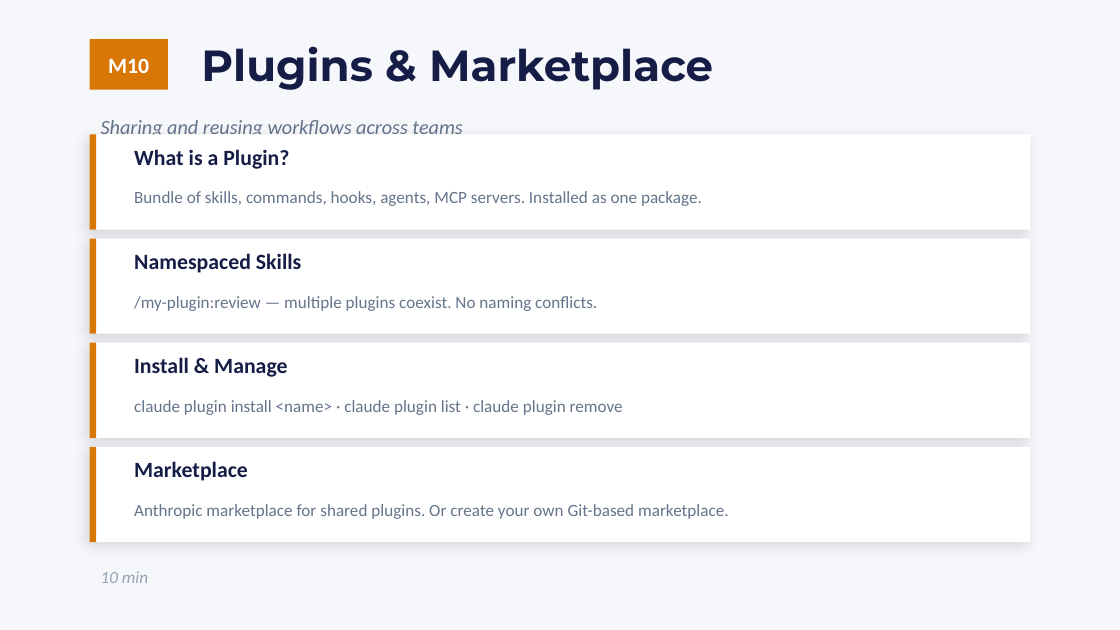
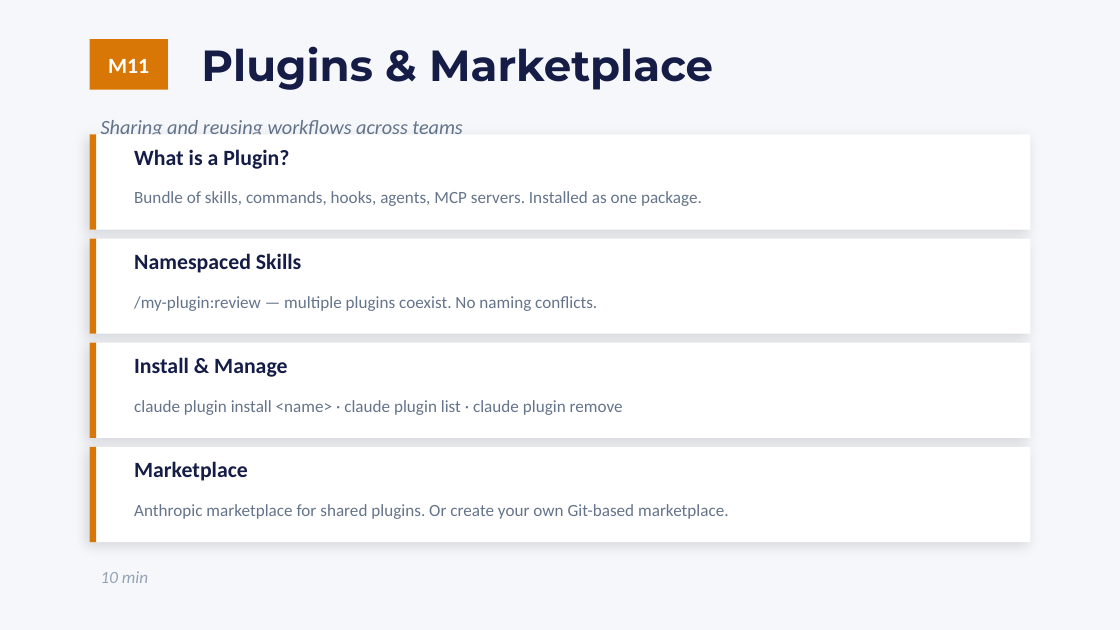
Before and after one commit to clusterreplyDE/claude_workshop, a slide deck: slide 38 of slides/workshop.pptx (slide 37 before the commit). Drawn at 1120x630 pixels with LibreOffice and Linux fonts; fonts in the diff are those of the drawing. Boxes give left, top, right and bottom in pixels: in the first picture for what was removed or moved away, otherwise in the second. Text is boxed around its words. In the diff, an @@ line names an element or a change of style, - is before the commit and + after.

```diff
--- a/slides/workshop.pptx
+++ b/slides/workshop.pptx
@@ text in rectangle at (108,59,149,73): text changed @@
-M10
+M11
```
Also in this commit, not shown: 31 other slides changed, 4 slides added, 3 slides removed, 27 other files.
